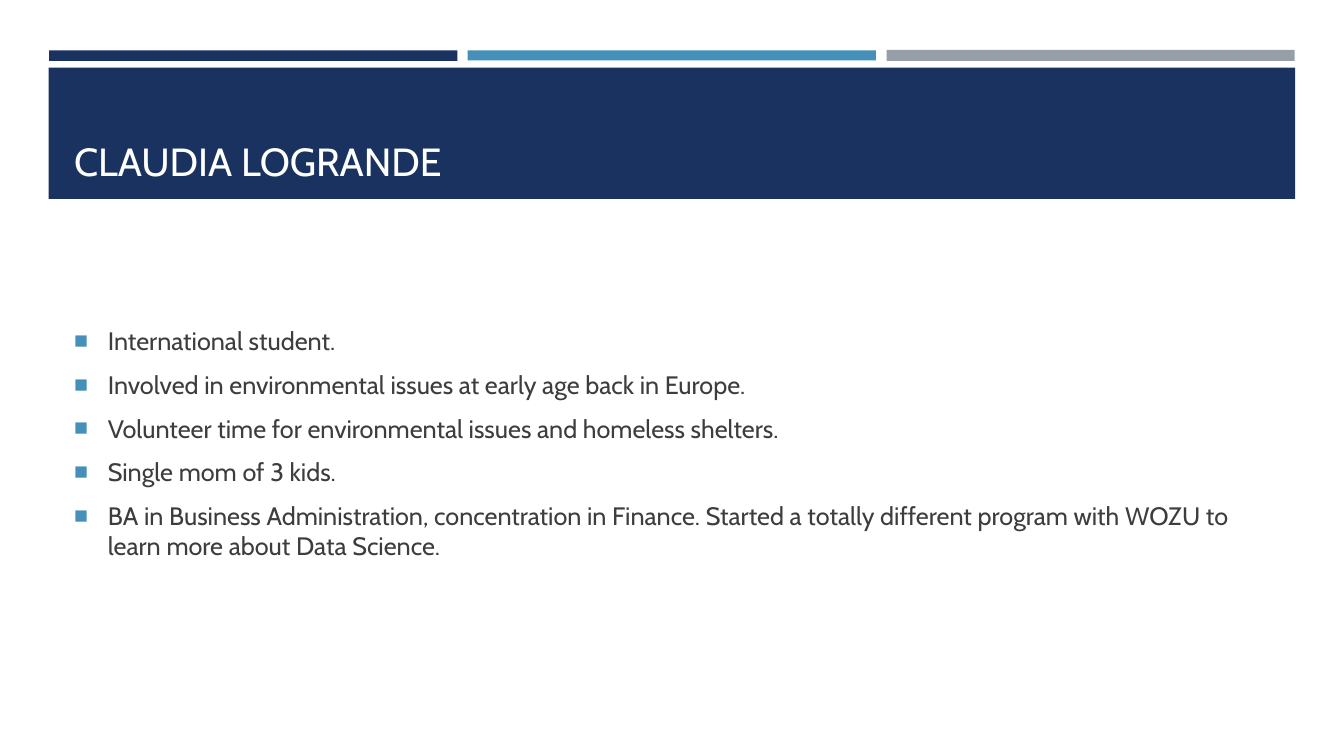
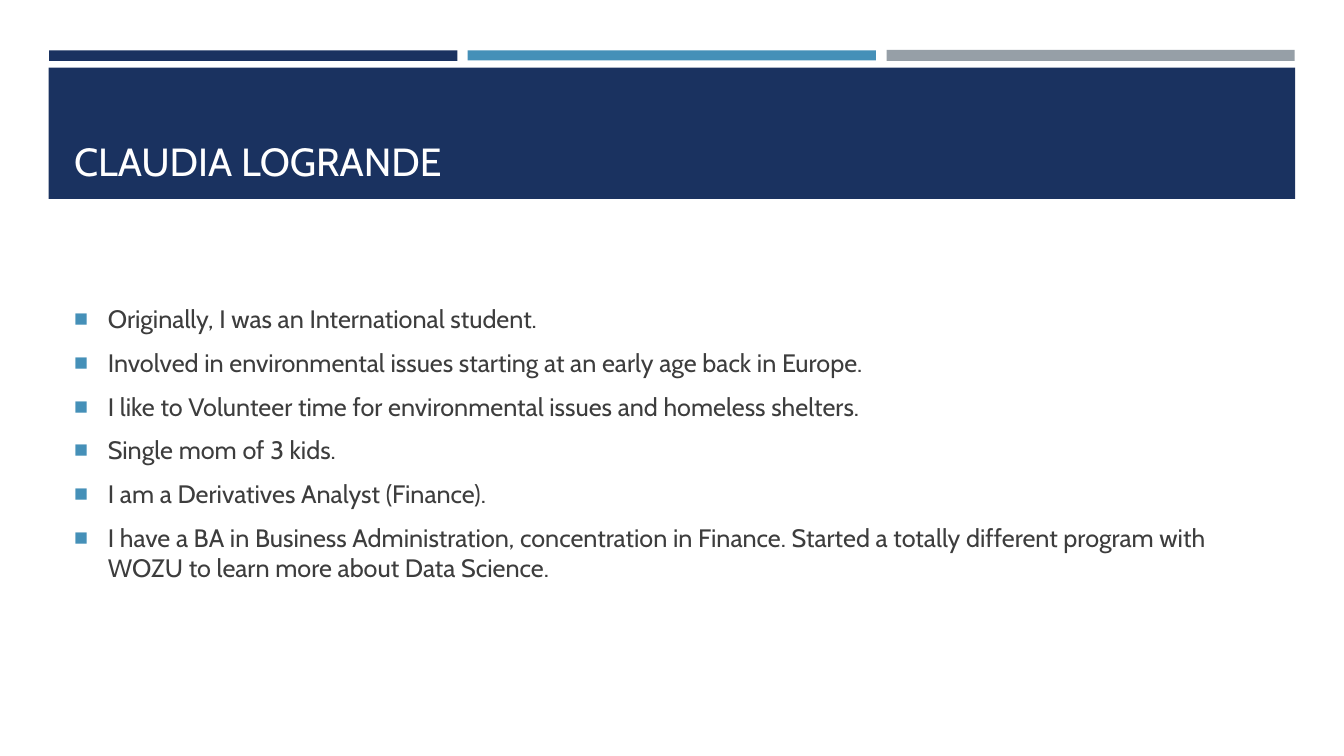
Before and after one commit to Claudy427/Final_Project, a slide deck: slide 3 of Solar Panels for homes.pptx. Drawn at 1344x756 pixels with LibreOffice and Linux fonts; fonts in the diff are those of the drawing. Boxes give left, top, right and bottom in pixels: in the first picture for what was removed or moved away, otherwise in the second. Text is boxed around its words. In the diff, an @@ line names an element or a change of style, - is before the commit and + after.

```diff
--- a/Solar Panels for homes.pptx
+++ b/Solar Panels for homes.pptx
@@ text at [108, 309, 862, 417]: text changed @@
-■ International student.
-■ Involved in environmental issues at early age back in Europe.
-■ Volunteer time for environmental issues and homeless shelters.
+■ Originally, I was an International student.
+■ Involved in environmental issues starting at an early age back in Europe.
+■ I like to Volunteer time for environmental issues and homeless shelters.
@@ text at [108, 484, 1205, 578]: text changed @@
-■ BA in Business Administration, concentration in Finance. Started a totally different program with WOZU to learn more about Data Science.
+■ I am a Derivatives Analyst (Finance).
+■ I have a BA in Business Administration, concentration in Finance. Started a totally different program with WOZU to learn more about Data Science.
```
Also in this commit, not shown: 10 other slides changed.
